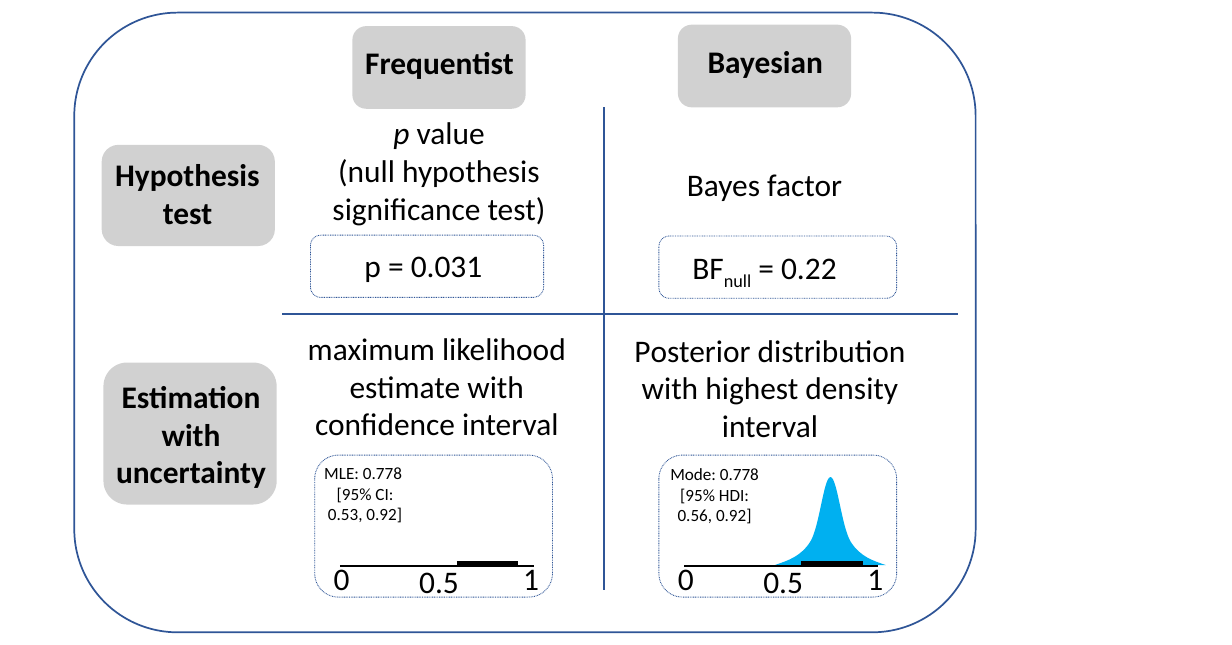
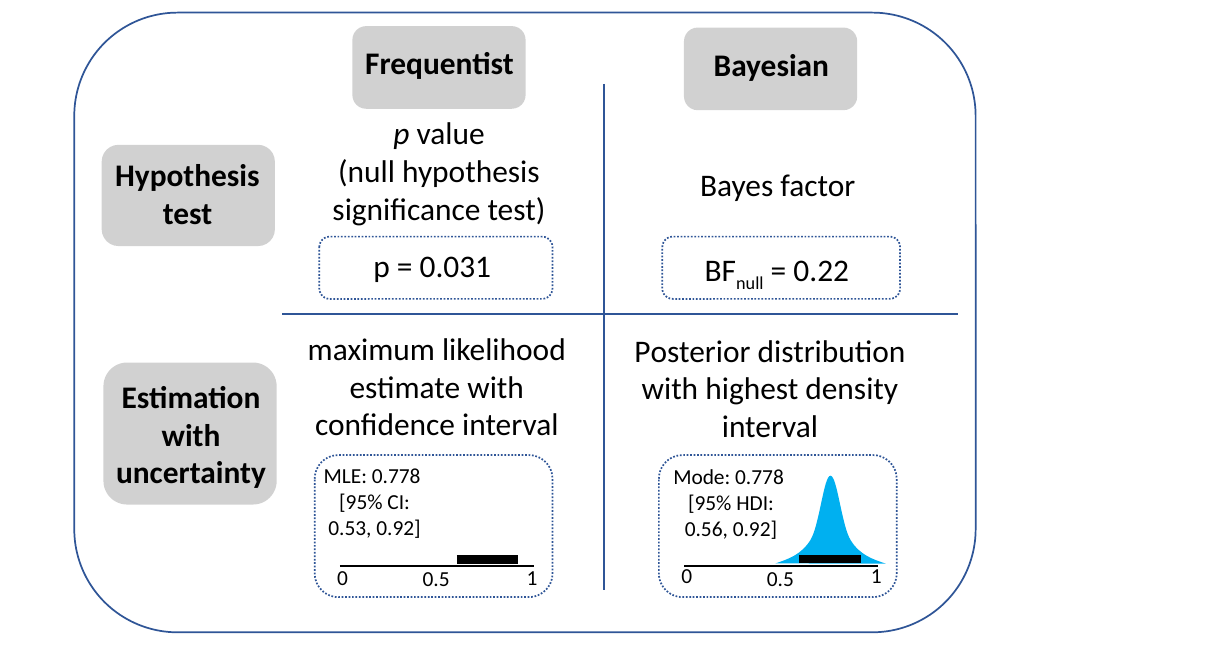
Before and after one commit to rich-ramsey/blogdown3, a slide deck: slide 2 of posts/2023-07-14_data_analysis_workflow/img/fig1.pptx. Drawn at 1232x645 pixels with LibreOffice and Linux fonts; fonts in the diff are those of the drawing. Boxes give left, top, right and bottom in pixels: in the first picture for what was removed or moved away, otherwise in the second. Text is boxed around its words. In the diff, an @@ line names an element or a change of style, - is before the commit and + after.

```diff
--- a/posts/2023-07-14_data_analysis_workflow/img/fig1.pptx
+++ b/posts/2023-07-14_data_analysis_workflow/img/fig1.pptx
@@ rounded rectangle: place and size @@
-rounded rectangle at box(678, 25, 851, 107)
+rounded rectangle at box(684, 28, 857, 110)
@@ text "Bayesian": place and size @@
-text "Bayesian" at box(708, 51, 823, 78)
+text "Bayesian" at box(714, 54, 829, 81)
@@ line moved from (604, 107) - (604, 591) to (604, 84) - (604, 591) @@
@@ text "Bayes factor": place and size @@
-text "Bayes factor" at box(687, 174, 842, 201)
+text "Bayes factor" at box(700, 174, 855, 201)
@@ rounded rectangle: place and size @@
-rounded rectangle at box(310, 235, 544, 298)
+rounded rectangle at box(319, 237, 553, 299)
@@ outline #2F5597 1 pt dashed to #2F5597 2 pt dashed in 4 elements at box(659, 455, 897, 598), box(315, 455, 553, 598), box(662, 237, 900, 299), box(319, 237, 553, 299) @@
@@ text "p = 0.031": place and size @@
-text "p = 0.031" at box(364, 256, 482, 282)
+text "p = 0.031" at box(373, 256, 491, 282)
@@ text "BFnull = 0.22": place and size @@
-text "BFnull = 0.22" at box(781, 258, 837, 280)
+text "BFnull = 0.22" at box(793, 260, 849, 282)
@@ text "MLE: 0.778" at box(324, 468, 421, 538): size 20 to 25 pt @@
@@ text "Mode: 0.778" at box(673, 469, 784, 539): size 20 to 25 pt @@
@@ freeform shape at box(776, 476, 886, 564): outline redrawn @@
@@ line moved from (457, 563) - (519, 563) to (457, 559) - (519, 559) @@
@@ line (457, 559) - (519, 559): stroke #000000 5 pt to #000000 10 pt @@
@@ line moved from (801, 563) - (862, 563) to (800, 559) - (861, 559) @@
@@ line (800, 559) - (861, 559): stroke #000000 5 pt to #000000 10 pt @@
@@ size 36.8 to 25 pt in 6 elements at box(423, 572, 450, 586), box(767, 572, 794, 586), box(337, 571, 348, 585), box(527, 571, 538, 585), box(681, 566, 692, 583), box(871, 566, 882, 583) @@
```
Also in this commit, not shown: 7 other files.
